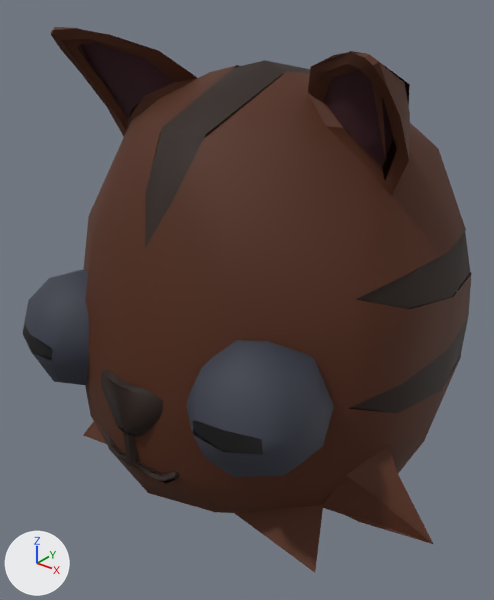
Renders of the glTF model public/assets/models/enemies/quaternius/common-far/cat.common-far.glb from each side of a commit.
Both versions are drawn from a 50 mm lens placed at (1.037, -1.353, 1.344), pointed at (-0.006, -0.05, 0.536). Lighting does not change. The marker at lower left points along +X, +Y and +Z. The older version comes first. Where no turn or scale is listed for an object, it has been applied to the vertices. Vertices at exactly the same position are counted once.

Objects in the first picture: 'HordeReadyRigidMesh'.
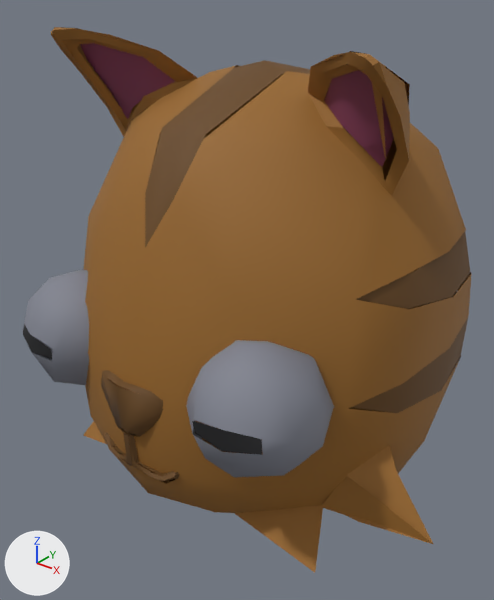
What differs and where, as boxes [x1, y1, x2, y2] in the pictures (494 x 600 px):
part 1 of me_cat_blob_001, recoloured (lighter): [51, 27, 472, 572] in both
part 2 of me_cat_blob_001, recoloured: [23, 43, 470, 484] in both
part 3 of me_cat_blob_001, recoloured (greyish blue to grey): [23, 270, 334, 477] in both

What the commit changed:
me_cat_blob_001 has 487 vertices, 650 faces and spans x -0.646..0.646, y -0.527..0.527, z 0.0..1.217.
me_cat_blob_001 is used by ob_hordereadyrigidmesh; location (0.0, 0.0, 0.0).
me_cat_blob_001 part 1: 304 faces centred in x -0.539..0.539, y -0.485..0.494, z 0.017..1.214 are repainted in the vertex colours; the middle colour goes from brown #4e2205 to brown #976626.
me_cat_blob_001 part 2: 196 faces centred in x -0.526..0.526, y -0.526..0.517, z 0.014..1.165 are repainted in the vertex colours; the middle colour goes from black #220f03 to brown #67451a.
me_cat_blob_001 part 3: 150 faces centred in x -0.433..0.431, y -0.52..-0.22, z 0.351..0.641 are repainted in the vertex colours; the middle colour goes from greyish blue #383b48 to grey #818490.
